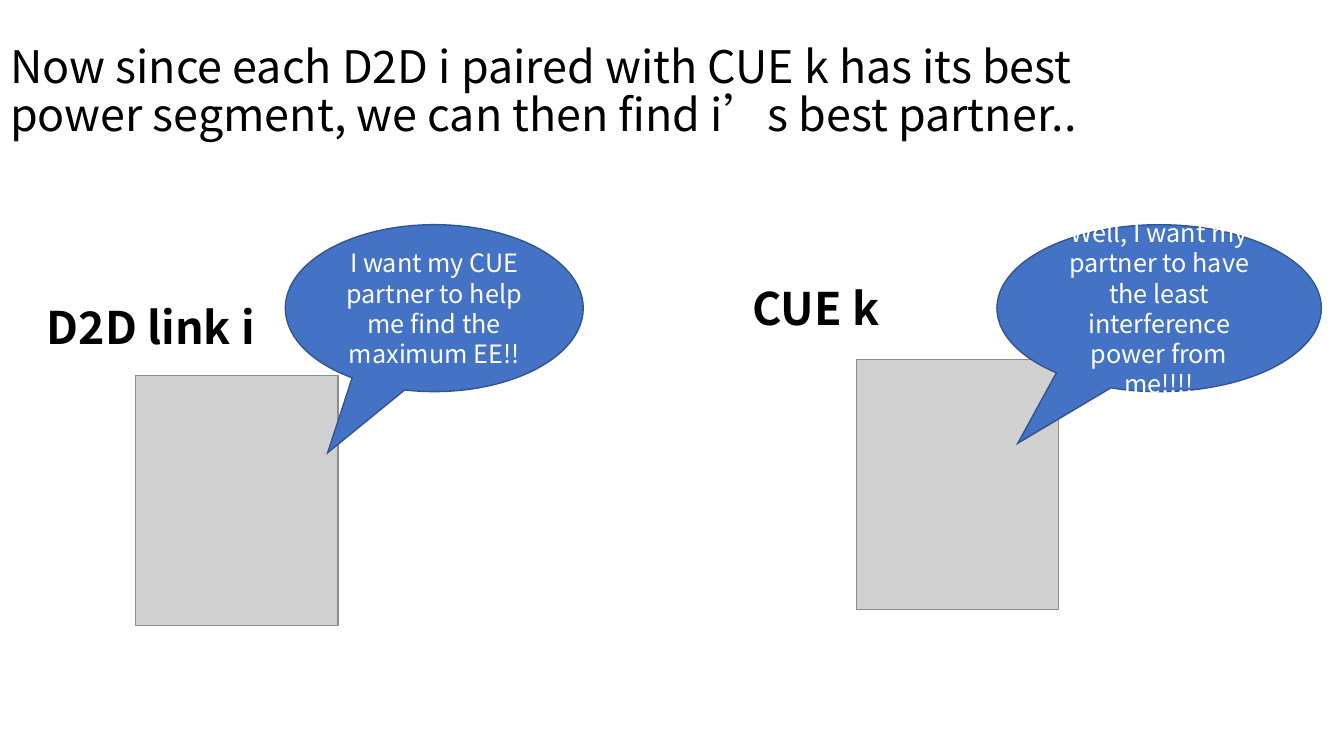
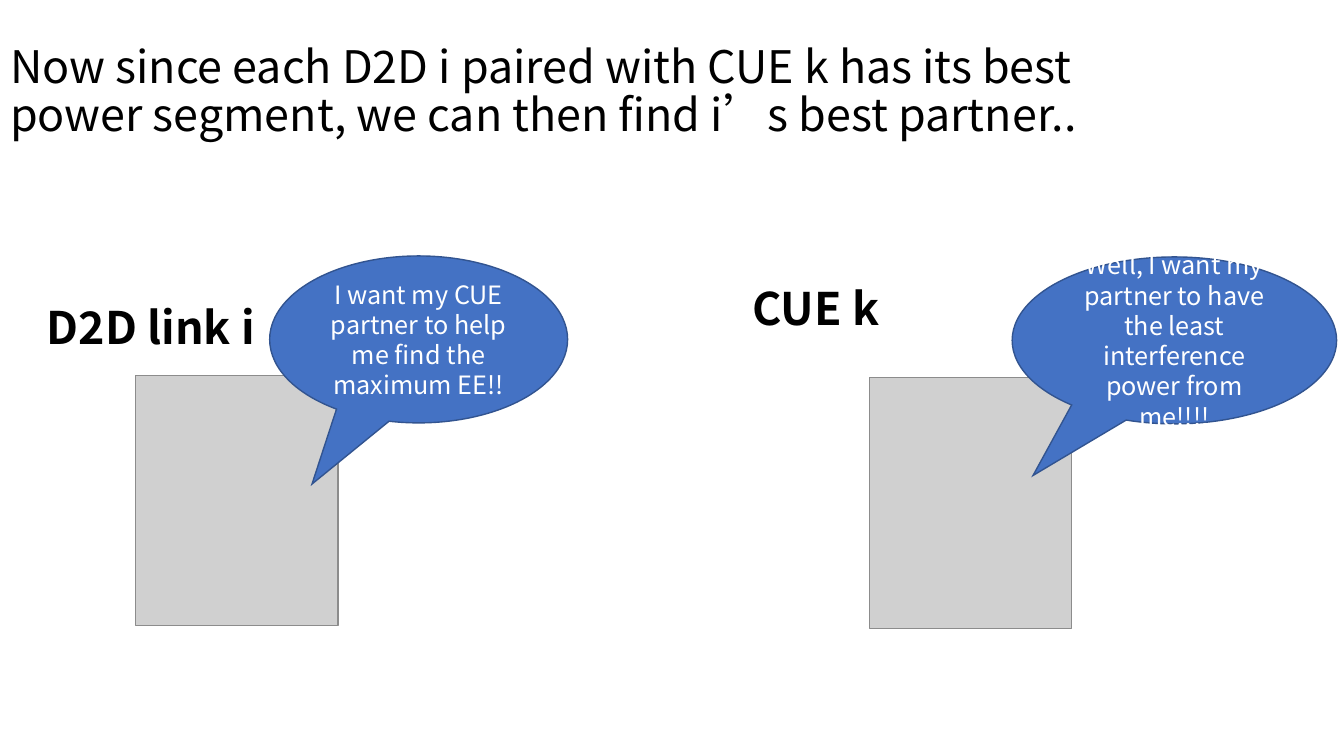
Before and after one commit to lyb1234567/Third-year-lectures, a slide deck: slide 26 of EEE380/Second Marker.pptx (slide 28 before the commit). Drawn at 1344x756 pixels with LibreOffice and Linux fonts; fonts in the diff are those of the drawing; grey boxes stand for pictures. Boxes give left, top, right and bottom in pixels: in the first picture for what was removed or moved away, otherwise in the second. Text is boxed around its words. In the diff, an @@ line names an element or a change of style, - is before the commit and + after.

```diff
--- a/EEE380/Second Marker.pptx
+++ b/EEE380/Second Marker.pptx
@@ speech bubble "I want my CUE partner ...": place and size @@
-speech bubble "I want my CUE partner ..." at <box>285,225,584,392</box>
+speech bubble "I want my CUE partner ..." at <box>270,256,569,423</box>
@@ speech bubble "Well, I want my partner ...": place and size @@
-speech bubble "Well, I want my partner ..." at <box>997,225,1322,392</box>
+speech bubble "Well, I want my partner ..." at <box>1012,257,1337,424</box>
@@ picture: place and size @@
-picture at <box>857,359,1060,609</box>
+picture at <box>870,378,1073,628</box>
```
Also in this commit, not shown: 28 other slides changed, 6 slides added, 4 slides removed, 22 other files.
